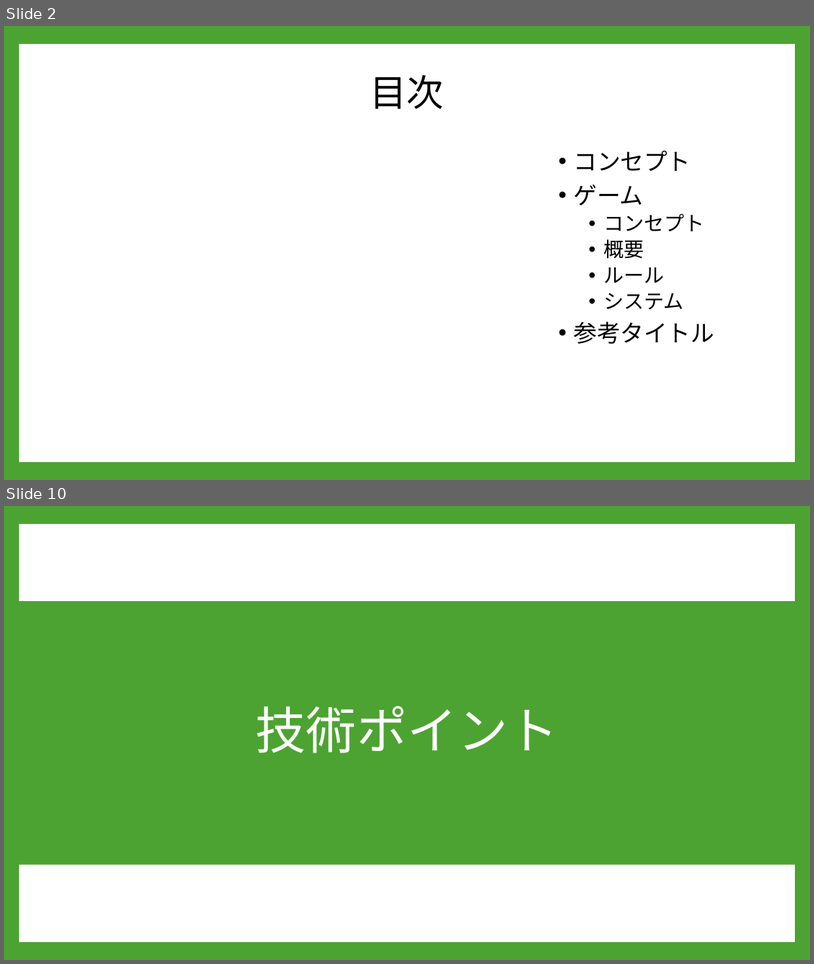
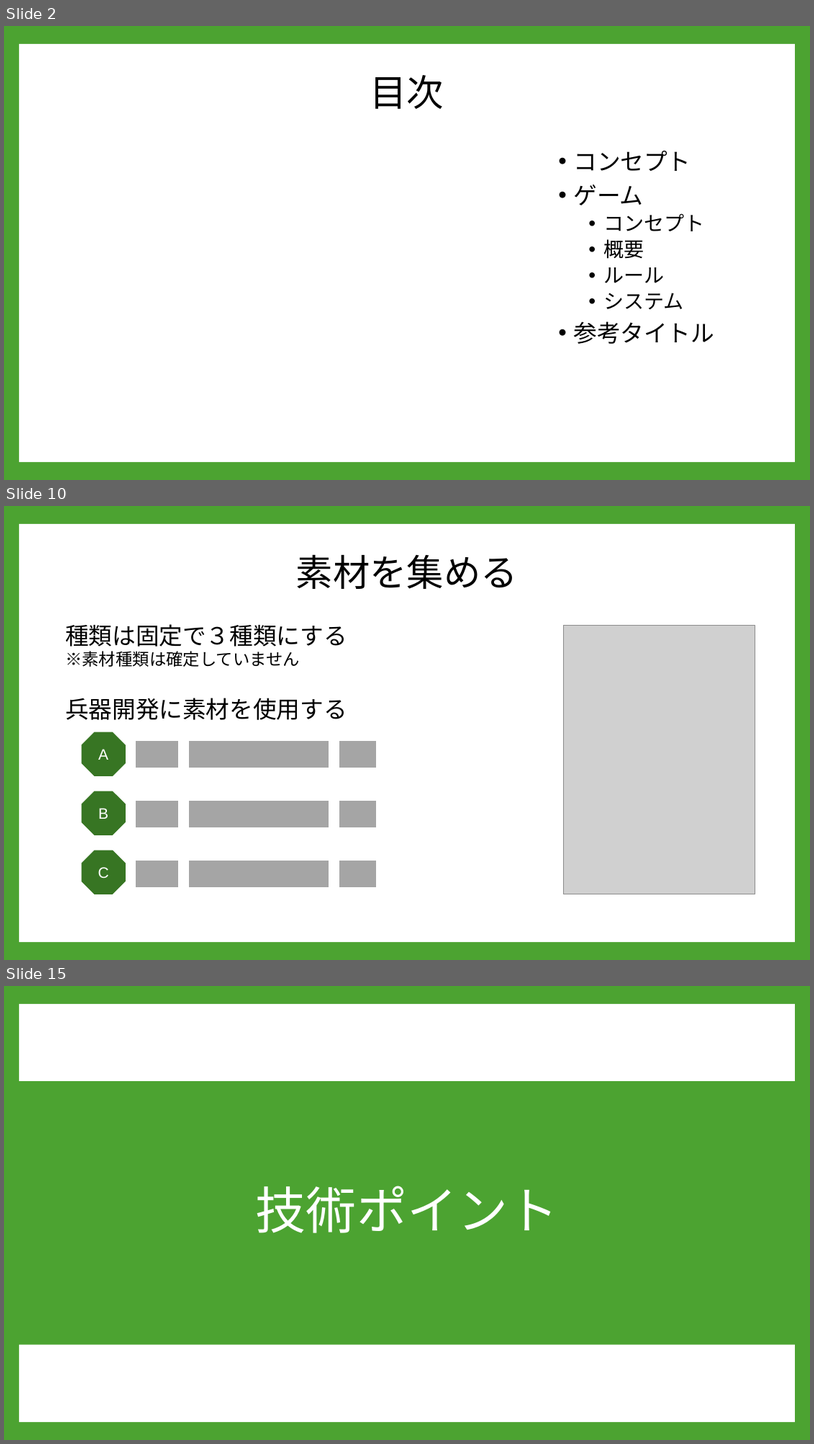
Before and after one commit to A23019/GC_A3_1, a slide deck: 企画/PowerPoint/企画案２.pptx. Shown one above the other, each under a label of ours: slides 2 and 10 before the commit, slides 2, 10 and 15 after it; the slides between them are not shown. The pictures are 814x964 and 814x1444 pixels, drawn with LibreOffice and Linux fonts; fonts in the diff are those of the drawing; grey boxes stand for pictures; background and template pictures are left out. Boxes give left, top, right and bottom in pixels: in the first picture for what was removed or moved away, otherwise in the second. Text is boxed around its words. In the diff, an @@ line names an element or a change of style, - is before the commit and + after.

```diff
--- a/企画/PowerPoint/企画案２.pptx
+++ b/企画/PowerPoint/企画案２.pptx
@@ slide 10 added at [4,506,810,960], background #4CA331; not listed: 1 template element that a slide beside it also shows @@
@@ title added at [296,554,518,589], 44 pt, text #000000 @@
+素材を集める
@@ text added at [65,624,347,667], 20 pt, text #000000 @@
+種類は固定で３種類にする
+※素材種類は確定していません
@@ picture added at [563,626,756,894] @@
@@ text added at [65,698,347,720], 28 pt, text #000000 @@
+兵器開発に素材を使用する
@@ octagon added at [82,731,126,776], fill #377523, 18 pt, text #FFFFFF @@
+A
@@ rectangle added at [135,739,180,768], fill #A5A5A5, outline #FFFFFF 1.5 pt @@
@@ rectangle added at [188,739,329,768], fill #A5A5A5, outline #FFFFFF 1.5 pt @@
@@ rectangle added at [339,739,377,768], fill #A5A5A5, outline #FFFFFF 1.5 pt @@
@@ octagon added at [82,791,126,835], fill #377523, 18 pt, text #FFFFFF @@
+B
@@ rectangle added at [135,800,180,828], fill #A5A5A5, outline #FFFFFF 1.5 pt @@
@@ rectangle added at [188,800,329,828], fill #A5A5A5, outline #FFFFFF 1.5 pt @@
@@ rectangle added at [339,800,377,828], fill #A5A5A5, outline #FFFFFF 1.5 pt @@
@@ octagon added at [82,850,126,894], fill #377523, 18 pt, text #FFFFFF @@
+C
@@ rectangle added at [135,860,180,888], fill #A5A5A5, outline #FFFFFF 1.5 pt @@
@@ rectangle added at [188,860,329,888], fill #A5A5A5, outline #FFFFFF 1.5 pt @@
@@ rectangle added at [339,860,377,888], fill #A5A5A5, outline #FFFFFF 1.5 pt @@
@@ what was slide 10 is now slide 15 @@
```
Also in this commit, not shown: 10 slides changed, 7 other slides added, 1 slide removed, 2 other files.
